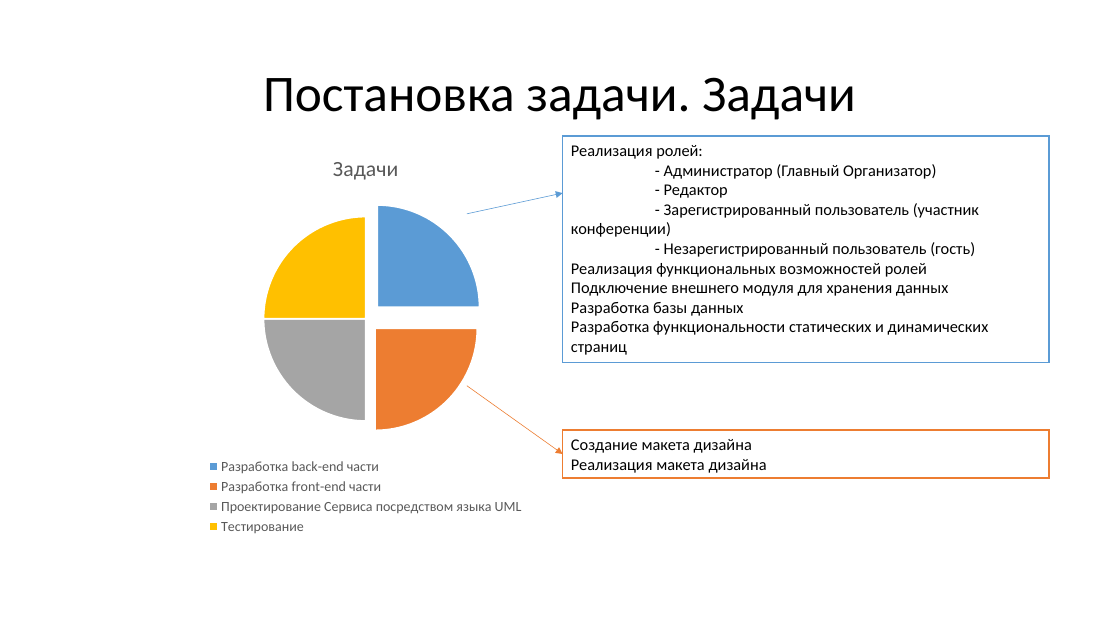
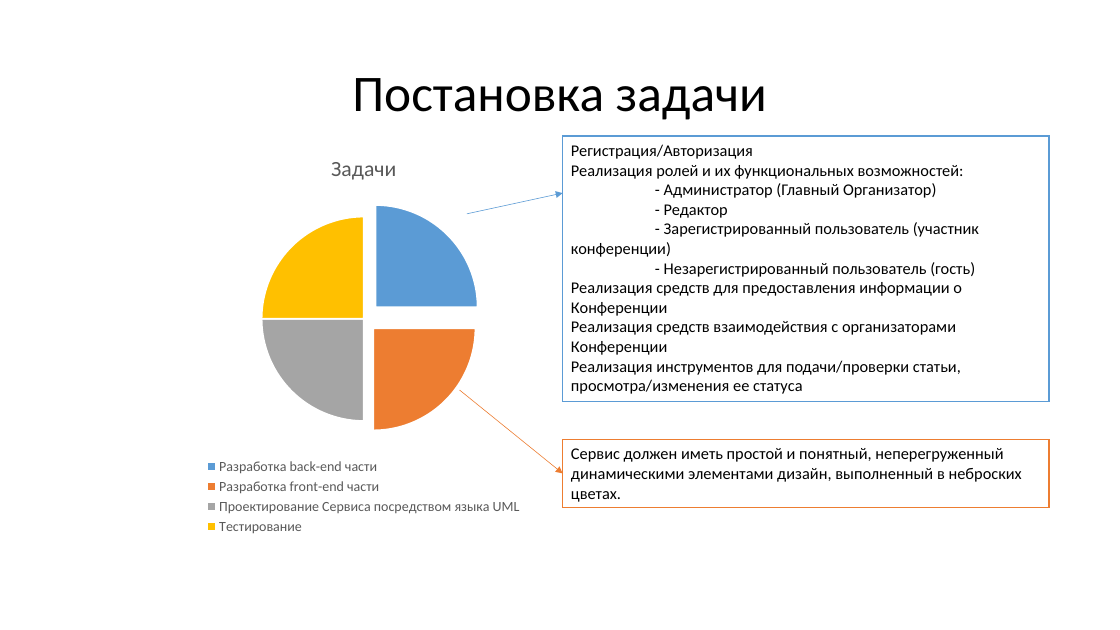
Before and after one commit to AurelVU/Conference-Site-VSU, a slide deck: slide 5 of Презентация.pptx. Drawn at 1120x630 pixels with LibreOffice and Linux fonts; fonts in the diff are those of the drawing. Boxes give left, top, right and bottom in pixels: in the first picture for what was removed or moved away, otherwise in the second. Text is boxed around its words. In the diff, an @@ line names an element or a change of style, - is before the commit and + after.

```diff
--- a/Презентация.pptx
+++ b/Презентация.pptx
@@ title at box(352, 78, 767, 120): text changed @@
-Постановка задачи. Задачи
+Постановка задачи
@@ rectangle "Регистрация/Авторизация": place and size @@
-rectangle "Регистрация/Авторизация" at box(563, 136, 1049, 362)
+rectangle "Регистрация/Авторизация" at box(563, 136, 1049, 402)
@@ text in rectangle at box(571, 144, 964, 179): text changed @@
-Реализация ролей:
+Регистрация/Авторизация
+Реализация ролей и их функциональных возможностей:
@@ text in rectangle at box(571, 282, 962, 394): text changed @@
-Реализация функциональных возможностей ролей
-Подключение внешнего модуля для хранения данных
-Разработка базы данных
-Разработка функциональности статических и динамических страниц
+Реализация средств для предоставления информации о Конференции
+Реализация средств взаимодействия с организаторами Конференции
+Реализация инструментов для подачи/проверки статьи, просмотра/изменения ее статуса
@@ arrow moved from (467, 386) - (563, 455) to (460, 390) - (563, 474) @@
@@ rectangle "Сервис должен иметь простой и ...": place and size @@
-rectangle "Сервис должен иметь простой и ..." at box(563, 430, 1049, 478)
+rectangle "Сервис должен иметь простой и ..." at box(563, 439, 1049, 507)
@@ text in rectangle at box(571, 448, 1022, 502): text changed @@
-Создание макета дизайна
-Реализация макета дизайна
+Сервис должен иметь простой и понятный, неперегруженный динамическими элементами дизайн, выполненный в неброских цветах.
```
Also in this commit, not shown: 4 other slides changed, 6 slides added, 2 slides removed, 1 other file.
